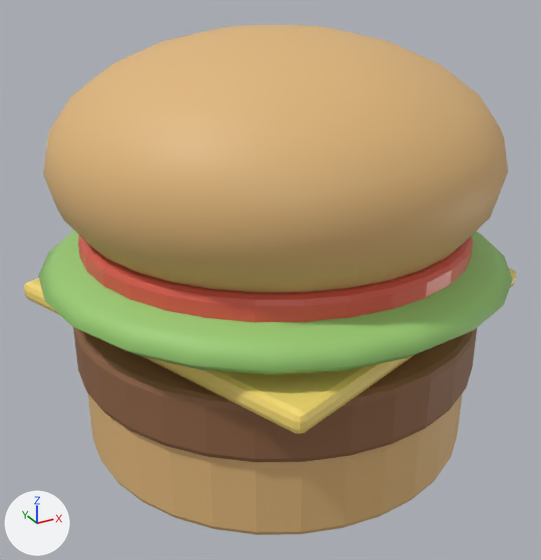
The FBX model Assets/Models/Food/Home/Food_burger.fbx as it was, and as the next commit left it.
One viewpoint serves both versions: a 50 mm lens placed at (-0.1046, -0.1873, 0.1423), pointed at (-0.0036, -0.0037, 0.0505). The axes (+X, +Y, +Z) are drawn at lower left. The lights are the same throughout. The older version comes first.

Before the edit, the objects in view are built like this:
```python
mat_m_food_bun = principled_material('M_Food_Bun')
mat_m_food_bun.base_color = (0.76, 0.48, 0.2)  # beige #e2b87c
mat_m_food_bun.roughness = 0.55
mat_m_food_cheese = principled_material('M_Food_Cheese')
mat_m_food_cheese.base_color = (0.96, 0.73, 0.18)  # yellow #fade76
mat_m_food_cheese.roughness = 0.4
mat_m_food_lettuce = principled_material('M_Food_Lettuce')
mat_m_food_lettuce.base_color = (0.34, 0.64, 0.18)  # green #9ed176
mat_m_food_lettuce.roughness = 0.55
mat_m_food_patty = principled_material('M_Food_Patty')
mat_m_food_patty.base_color = (0.28, 0.13, 0.06)  # brown #906545
mat_m_food_patty.roughness = 0.6
mat_m_food_tomato = principled_material('M_Food_Tomato')
mat_m_food_tomato.base_color = (0.76, 0.12, 0.08)  # red #e26150
mat_m_food_tomato.roughness = 0.4
me_cylinder_028 = bpy.data.meshes.new('Cylinder.028')
me_cylinder_028.from_pydata(...)  # 1338 vertices, 1340 faces; spans x -0.07..0.07, y -0.07..0.07, z 0.0..0.1238
# faces by material slot: [770, 162, 54, 192, 162]
me_cylinder_028.materials.append(mat_m_food_bun)  # beige #e2b87c
me_cylinder_028.materials.append(mat_m_food_patty)  # brown #906545
me_cylinder_028.materials.append(mat_m_food_cheese)  # yellow #fade76
me_cylinder_028.materials.append(mat_m_food_lettuce)  # green #9ed176
me_cylinder_028.materials.append(mat_m_food_tomato)  # red #e26150
ob_food_burger = bpy.data.objects.new('Food_burger', me_cylinder_028)
ob_food_burger.location = (0.0, 0.0, 0.0)
```
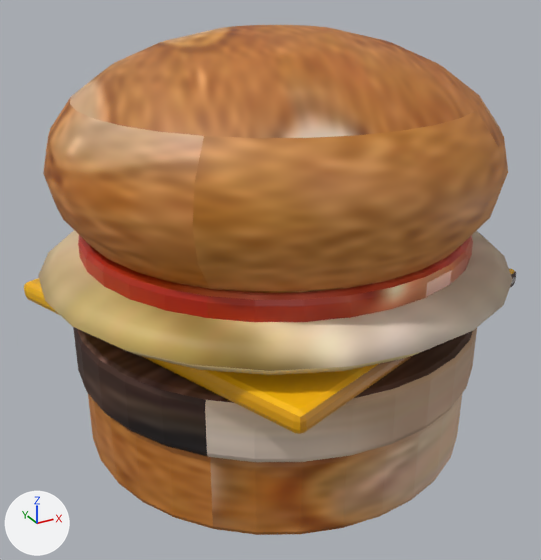
Pixel boxes (x1, y1, x2, y2) of what changed, in the pictures (541 x 560 px):
'Food_burger', surface changed: (24, 25, 516, 535) in both

What the commit changed:
Picture 'M_Food_Tomato_Albedo.png' (img_m_food_tomato_albedo_png) is new.
Picture 'M_Food_Lettuce_Albedo.png' (img_m_food_lettuce_albedo_png) is new.
Picture 'M_Food_Cheese_Albedo.png' (img_m_food_cheese_albedo_png) is new.
Picture 'M_Food_Patty_Albedo.png' (img_m_food_patty_albedo_png) is new.
Picture 'M_Food_Bun_Albedo.png' (img_m_food_bun_albedo_png) is new.
In material 'M_Food_Bun' (mat_m_food_bun), base_color is no longer (0.76, 0.48, 0.2), beige #e2b87c.
In material 'M_Food_Bun' (mat_m_food_bun), texture is now set to img_m_food_bun_albedo_png.
In material 'M_Food_Patty' (mat_m_food_patty), base_color is no longer (0.28, 0.13, 0.06), brown #906545.
In material 'M_Food_Patty' (mat_m_food_patty), texture is now set to img_m_food_patty_albedo_png.
In material 'M_Food_Cheese' (mat_m_food_cheese), base_color is no longer (0.96, 0.73, 0.18), yellow #fade76.
In material 'M_Food_Cheese' (mat_m_food_cheese), texture is now set to img_m_food_cheese_albedo_png.
In material 'M_Food_Lettuce' (mat_m_food_lettuce), base_color is no longer (0.34, 0.64, 0.18), green #9ed176.
In material 'M_Food_Lettuce' (mat_m_food_lettuce), texture is now set to img_m_food_lettuce_albedo_png.
In material 'M_Food_Tomato' (mat_m_food_tomato), base_color is no longer (0.76, 0.12, 0.08), red #e26150.
In material 'M_Food_Tomato' (mat_m_food_tomato), texture is now set to img_m_food_tomato_albedo_png.
me_cylinder_028 has 1338 vertices, 1340 faces and spans x -0.07..0.07, y -0.07..0.07, z 0.0..0.1238.
me_cylinder_028 is used by ob_food_burger; location (0.0, 0.0, 0.0).
me_cylinder_028 part 1: 1339 kept faces spanning x -0.07..0.07, y -0.07..0.07, z 0.0..0.1238 get new texture (UV) coordinates.
